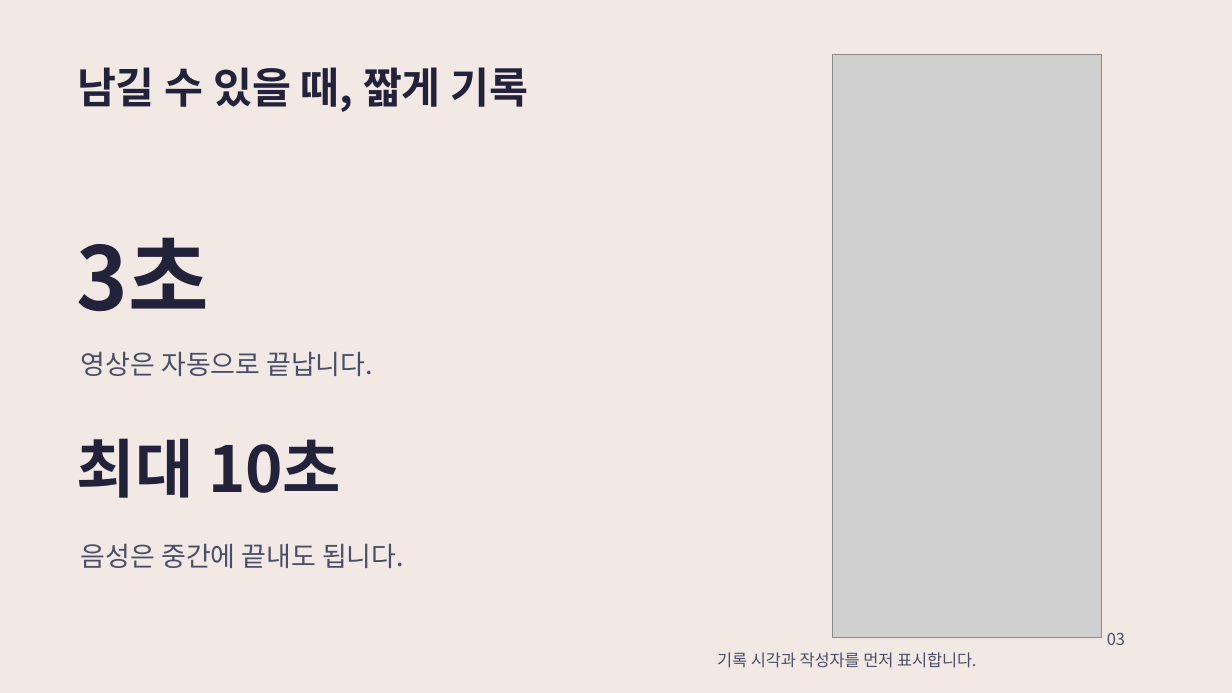
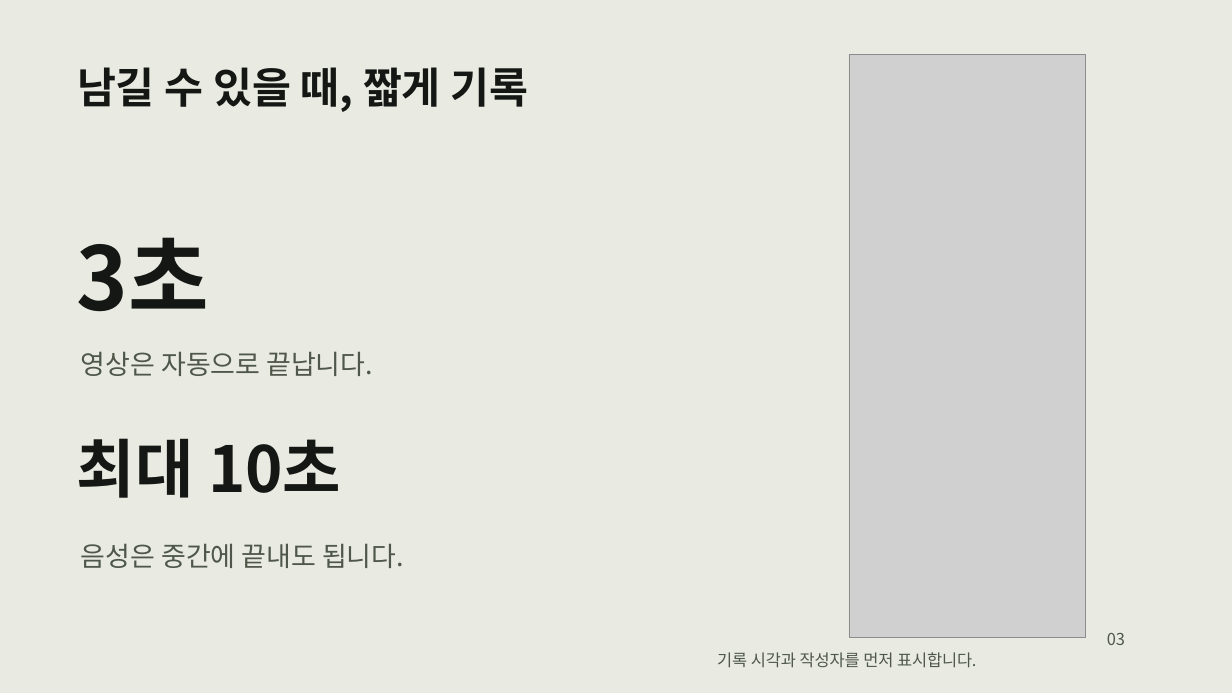
Before and after one commit to JeongHanAh/2026COM-s-Hackathon, a slide deck: slide 3 of submission/01_발표자료.pptx. Drawn at 1232x693 pixels with LibreOffice and Linux fonts; fonts in the diff are those of the drawing; grey boxes stand for pictures. Boxes give left, top, right and bottom in pixels: in the first picture for what was removed or moved away, otherwise in the second. Text is boxed around its words. In the diff, an @@ line names an element or a change of style, - is before the commit and + after.

```diff
--- a/submission/01_발표자료.pptx
+++ b/submission/01_발표자료.pptx
@@ background #F2E9E4 to #E9EBE3 @@
@@ picture: place and size @@
-picture at bbox=[833, 55, 1102, 637]
+picture at bbox=[849, 55, 1086, 637]
@@ text colour #22223B to #141713 in 3 elements at bbox=[77, 67, 529, 112], bbox=[77, 237, 209, 312], bbox=[77, 438, 341, 498] @@
@@ text colour #4A4E69 to #4E5749 in 4 elements at bbox=[81, 351, 373, 376], bbox=[81, 543, 404, 568], bbox=[717, 652, 976, 668], bbox=[1107, 633, 1125, 645] @@
```
Also in this commit, not shown: 9 other slides changed, 11 other files.
